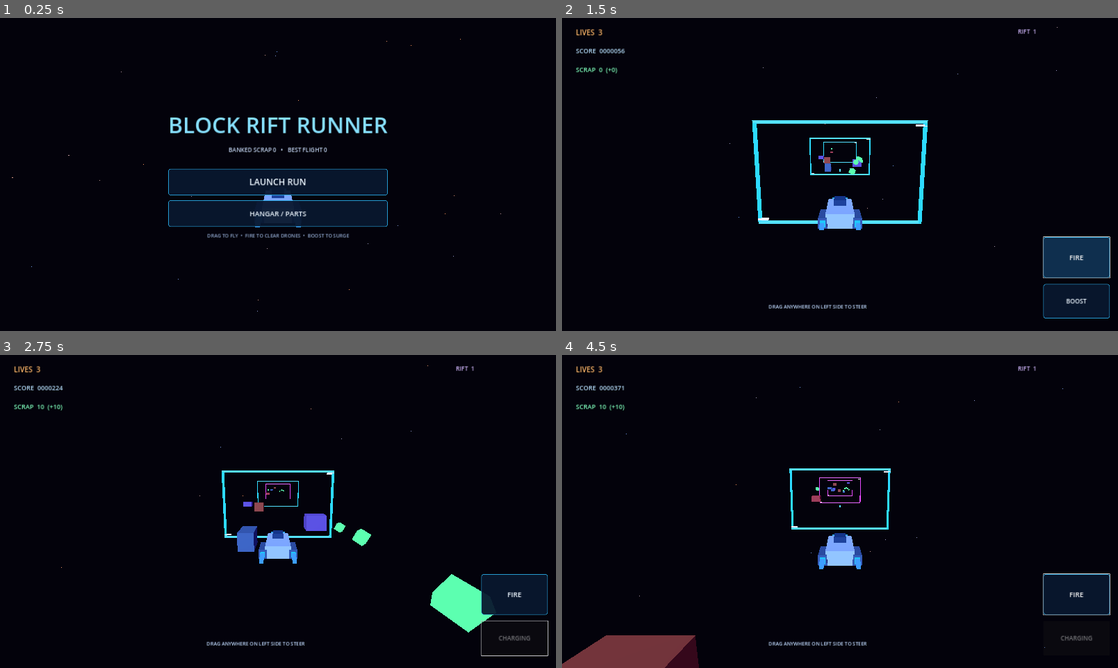
Above: before the commit, frames 1-4 (two rows, left to right).
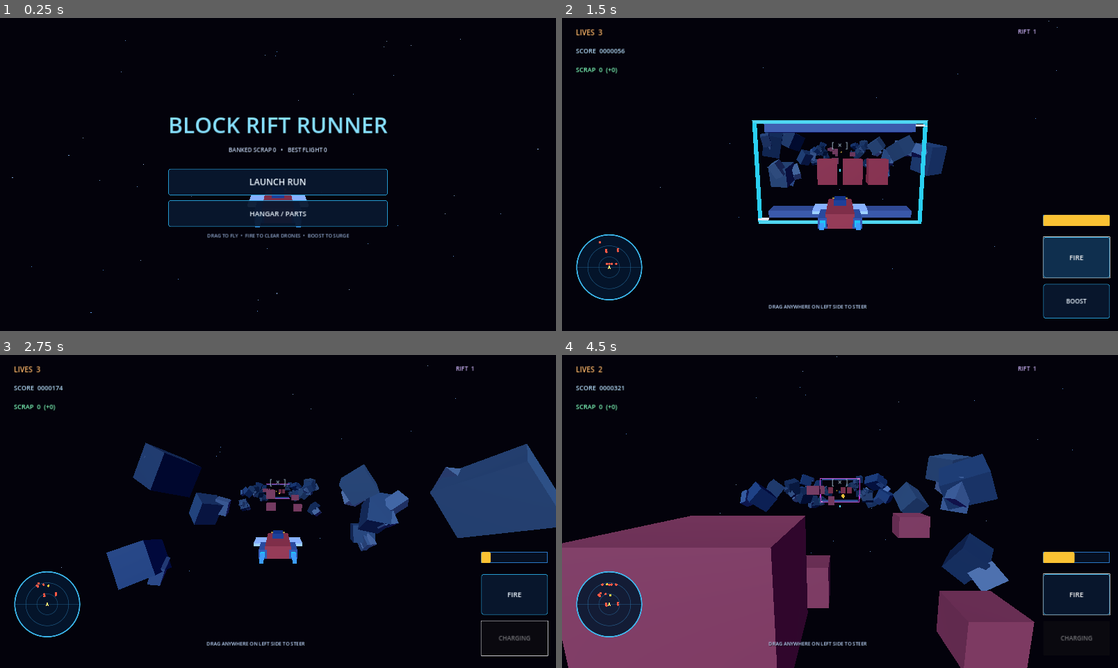
Above: after the commit, the same moments.

Repository: tpylman90-ctrl/Block-rift-runner-
Game: Godot game, scene res://scenes/main.tscn
Two runs of this game, one before a commit and one after it. Both use one fixed random seed, a clock stepped at 60 frames per second and the inputs below.
Inputs (mouse positions are in pixels of both pictures, inside the frame that each line leads up to):
- Up to frame 1 (0.25 s): no input
- Up to frame 2 (1.5 s): click "LAUNCH RUN" at 0.5 s; click "FIRE" at 1.25 s
- Up to frame 3 (2.75 s): click "BOOST" at 2 s
- Up to frame 4 (4.5 s): click "FIRE" at 2.75 s; click "FIRE" at 3.5 s; tap Enter at 4.25 s; move the mouse to (962, 495) at 4.27 s; tap Shift at 4.35 s; click (962, 495) at 4.42 s

The runs differ from the first frame. In frame 1, 0.1% of the frame differs, in the area x 2-97%, y 6-95%; in frame 2, 7.6%; in frame 3, 15%; in frame 4, 31%, in the area x 0-99%, y 0-100%.

Commit message:
Shape the flight around asteroid runs

Diff:
--- a/scripts/main.gd
+++ b/scripts/main.gd
@@ -1,4 +1,21 @@
 extends Node3D
+
+class FlightRadar extends Control:
+	var blips: Array[Dictionary] = []
+
+	func _draw() -> void:
+		var radius := minf(size.x, size.y) * 0.5 - 3.0
+		var center := size * 0.5
+		draw_circle(center, radius, Color(0.018, 0.09, 0.18, 0.88))
+		draw_arc(center, radius, 0.0, TAU, 48, Color(0.25, 0.78, 1.0, 0.9), 3.0, true)
+		draw_arc(center, radius * 0.66, 0.0, TAU, 48, Color(0.22, 0.63, 0.9, 0.34), 1.0, true)
+		draw_arc(center, radius * 0.32, 0.0, TAU, 48, Color(0.22, 0.63, 0.9, 0.28), 1.0, true)
+		draw_line(Vector2(center.x - radius, center.y), Vector2(center.x + radius, center.y), Color(0.22, 0.63, 0.9, 0.25), 1.0)
+		draw_line(Vector2(center.x, center.y - radius), Vector2(center.x, center.y + radius), Color(0.22, 0.63, 0.9, 0.25), 1.0)
+		for blip in blips:
+			var offset: Vector2 = blip.offset
+			draw_circle(center + offset * radius * 0.78, 4.0, blip.tint)
+		draw_colored_polygon(PackedVector2Array([center + Vector2(0, -8), center + Vector2(-5, 6), center + Vector2(0, 3), center + Vector2(5, 6)]), Color(1.0, 0.91, 0.45))
 
 enum ScreenState { HANGAR, SHOP, RUN, GAME_OVER }
 
@@ -27,8 +44,11 @@
 var scrap_label: Label
 var difficulty_label: Label
 var steering_hint: Label
+var aiming_reticle: Label
+var radar_widget: FlightRadar
 var fire_button: Button
 var boost_button: Button
+var boost_meter: ProgressBar
 var shop_status: Label
 var shop_buttons: Dictionary = {}
 
@@ -83,6 +103,10 @@
 	environment.ambient_light_source = Environment.AMBIENT_SOURCE_COLOR
 	environment.ambient_light_color = Color(0.34, 0.27, 0.72)
 	environment.ambient_light_energy = 0.82
+	environment.fog_enabled = true
+	environment.fog_light_color = Color(0.025, 0.095, 0.2)
+	environment.fog_density = 0.004
+	environment.fog_sun_scatter = 0.22
 	world_environment.environment = environment
 	add_child(world_environment)
 
@@ -114,14 +138,14 @@
 	multi.transform_format = MultiMesh.TRANSFORM_3D
 	multi.use_colors = true
 	multi.mesh = cube
-	multi.instance_count = 260
+	multi.instance_count = 430
 	for i in range(multi.instance_count):
 		var x := rng.randf_range(-100.0, 100.0)
 		var y := rng.randf_range(-65.0, 65.0)
 		var z := rng.randf_range(-190.0, 40.0)
 		var scale_value := rng.randf_range(0.35, 1.25)
 		multi.set_instance_transform(i, Transform3D(Basis.from_scale(Vector3.ONE * scale_value), Vector3(x, y, z)))
-		var tint := Color(0.40, 0.61, 1.0).lerp(Color(1.0, 0.58, 0.35), rng.randf())
+		var tint := Color(0.34, 0.62, 1.0).lerp(Color(0.72, 0.83, 1.0), rng.randf())
 		multi.set_instance_color(i, tint)
 	stars = MultiMeshInstance3D.new()
 	stars.multimesh = multi
@@ -148,13 +172,15 @@
 	for child in player.get_children():
 		if child is MeshInstance3D:
 			child.queue_free()
-	var hull := _make_block(Vector3(0.0, 0.0, 0.25), Vector3(1.55, 0.8, 3.0), Color(0.78, 0.85, 0.93))
+	var hull := _make_block(Vector3(0.0, 0.0, 0.25), Vector3(1.55, 0.8, 3.0), Color(0.81, 0.23, 0.25))
 	player.add_child(hull)
-	var nose := _make_block(Vector3(0.0, 0.04, -1.55), Vector3(1.08, 0.53, 1.0), Color(0.32, 0.83, 1.0))
+	var nose := _make_block(Vector3(0.0, 0.04, -1.55), Vector3(1.08, 0.53, 1.0), Color(1.0, 0.73, 0.23))
 	player.add_child(nose)
 	var cockpit := _make_block(Vector3(0.0, 0.55, -0.25), Vector3(0.72, 0.42, 1.0), Color(0.11, 0.25, 0.48))
 	player.add_child(cockpit)
 	for side in [-1.0, 1.0]:
+		var wing := _make_block(Vector3(side * 1.12, 0.03, -0.35), Vector3(1.1, 0.2, 1.55), Color(0.86, 0.92, 1.0))
+		player.add_child(wing)
 		var engine := _make_block(Vector3(side * 0.92, -0.08, 1.05), Vector3(0.48, 0.58, 1.45), Color(0.27, 0.38, 0.58))
 		player.add_child(engine)
 		var glow := _make_block(Vector3(side * 0.92, -0.08, 1.83), Vector3(0.28, 0.3, 0.15), Color(0.13, 0.78, 1.0), true)
@@ -292,6 +318,12 @@
 	steering_hint = _label("DRAG ANYWHERE ON LEFT SIDE TO STEER", 17, Color(0.75, 0.85, 1.0))
 	steering_hint.horizontal_alignment = HORIZONTAL_ALIGNMENT_CENTER
 	hud.add_child(steering_hint)
+	aiming_reticle = _label("[  ×  ]", 25, Color(0.79, 0.91, 1.0, 0.72))
+	aiming_reticle.horizontal_alignment = HORIZONTAL_ALIGNMENT_CENTER
+	hud.add_child(aiming_reticle)
+	radar_widget = FlightRadar.new()
+	radar_widget.mouse_filter = Control.MOUSE_FILTER_IGNORE
+	hud.add_child(radar_widget)
 	fire_button = _button("FIRE", 24)
 	fire_button.button_down.connect(func(): firing = true)
 	fire_button.button_up.connect(func(): firing = false)
@@ -299,6 +331,20 @@
 	boost_button = _button("BOOST", 21)
 	boost_button.button_down.connect(_activate_boost)
 	hud.add_child(boost_button)
+	boost_meter = ProgressBar.new()
+	boost_meter.show_percentage = false
+	boost_meter.min_value = 0.0
+	boost_meter.max_value = 1.0
+	var meter_background := StyleBoxFlat.new()
+	meter_background.bg_color = Color(0.025, 0.07, 0.14, 0.9)
+	meter_background.border_color = Color(0.18, 0.52, 0.86, 0.9)
+	meter_background.set_border_width_all(2)
+	boost_meter.add_theme_stylebox_override("background", meter_background)
+	var meter_fill := StyleBoxFlat.new()
+	meter_fill.bg_color = Color(0.98, 0.76, 0.2)
+	meter_fill.set_corner_radius_all(5)
+	boost_meter.add_theme_stylebox_override("fill", meter_fill)
+	hud.add_child(boost_meter)
 	_layout_ui()
 	_show_hangar()
 
@@ -365,6 +411,12 @@
 		boost_button.size = Vector2(action_button_width, h * 0.11)
 		steering_hint.position = Vector2(w * 0.18, h * 0.91)
 		steering_hint.size = Vector2(w * 0.56, h * 0.05)
+		aiming_reticle.position = Vector2(w * 0.46, h * 0.39)
+		aiming_reticle.size = Vector2(w * 0.08, h * 0.06)
+		radar_widget.position = Vector2(w * 0.025, h * 0.69)
+		radar_widget.size = Vector2(minf(h * 0.22, w * 0.12), minf(h * 0.22, w * 0.12))
+		boost_meter.position = Vector2(w - action_button_width - 28.0, h * 0.63)
+		boost_meter.size = Vector2(action_button_width, h * 0.035)
 
 
 func _show_hangar() -> void:
@@ -529,8 +581,14 @@
 		_spawn_segment(-next_segment_distance)
 		next_segment_distance += rng.randf_range(48.0, 76.0)
 	for item in course_objects:
-		if is_instance_valid(item) and item.global_position.z > 18.0:
-			item.queue_free()
+		if is_instance_valid(item):
+			if item.is_in_group("pickups"):
+				item.rotation.y += delta * 1.7
+			elif item.is_in_group("hazards"):
+				var spin: Vector3 = item.get_meta("spin", Vector3.ZERO)
+				item.rotation += spin * delta
+			if item.global_position.z > 18.0:
+				item.queue_free()
 	for shot in projectiles:
 		if is_instance_valid(shot):
 			shot.position.z -= 95.0 * delta
@@ -552,7 +610,9 @@
 func _spawn_segment(z_position: float) -> void:
 	segment_number += 1
 	var rift_level := int(float(segment_number) / 4.0) + 1
-	_spawn_rift_frame(z_position + 3.0, rift_level)
+	_spawn_asteroid_corridor(z_position)
+	if segment_number % 3 == 1:
+		_spawn_rift_frame(z_position + 3.0, rift_level)
 	var pattern := rng.randi_range(0, 5)
 	match pattern:
 		0:
@@ -591,6 +651,28 @@
 	course_objects.append(frame)
 
 
+func _spawn_asteroid_corridor(z_position: float) -> void:
+	var rock_colors := [Color(0.11, 0.2, 0.31), Color(0.16, 0.26, 0.37), Color(0.22, 0.31, 0.39), Color(0.13, 0.25, 0.4)]
+	for side in [-1.0, 1.0]:
+		var count := rng.randi_range(3, 5)
+		for i in range(count):
+			var rock := Node3D.new()
+			rock.position = Vector3(side * rng.randf_range(12.0, 18.0), rng.randf_range(-7.2, 7.2), z_position - rng.randf_range(0.0, 46.0))
+			rock.rotation = Vector3(rng.randf_range(-0.6, 0.6), rng.randf_range(-0.8, 0.8), rng.randf_range(-0.7, 0.7))
+			var base_size := Vector3(rng.randf_range(3.2, 6.0), rng.randf_range(3.0, 5.8), rng.randf_range(3.0, 6.0))
+			var main_tint: Color = rock_colors[rng.randi_range(0, rock_colors.size() - 1)]
+			rock.add_child(_make_block(Vector3.ZERO, base_size, main_tint))
+			for shard_index in range(2):
+				var shard_size := Vector3(rng.randf_range(1.2, 2.8), rng.randf_range(1.4, 3.0), rng.randf_range(1.3, 3.2))
+				var shard_offset := Vector3(rng.randf_range(-2.5, 2.5), rng.randf_range(-2.2, 2.2), rng.randf_range(-2.5, 2.5))
+				var shard_tint := main_tint.lightened(rng.randf_range(0.08, 0.32))
+				var shard := _make_block(shard_offset, shard_size, shard_tint)
+				shard.rotation = Vector3(rng.randf_range(-0.8, 0.8), rng.randf_range(-0.8, 0.8), rng.randf_range(-0.8, 0.8))
+				rock.add_child(shard)
+			course_root.add_child(rock)
+			course_objects.append(rock)
+
+
 func _spawn_gate(z_position: float, open_index: int) -> void:
 	var slots := [
 		Vector3(-6.0, 0.0, z_position),
@@ -615,8 +697,32 @@
 		if absf(x) < 2.0 and absf(y) < 1.5:
 			x = 4.2 if x >= 0.0 else -4.2
 		var dims := Vector3(rng.randf_range(1.4, 3.4), rng.randf_range(1.2, 3.2), rng.randf_range(1.8, 4.0))
-		var hue_color: Color = [Color(0.75, 0.27, 0.2), Color(0.31, 0.42, 0.62), Color(0.48, 0.33, 0.72)][rng.randi_range(0, 2)]
-		_spawn_hazard(Vector3(x, y, z_position - rng.randf_range(0.0, 18.0)), dims, hue_color, Vector3(rng.randf_range(-0.45, 0.45), rng.randf_range(-0.45, 0.45), rng.randf_range(-0.45, 0.45)))
+		var hue_color: Color = [Color(0.17, 0.28, 0.39), Color(0.28, 0.39, 0.5), Color(0.24, 0.31, 0.45)][rng.randi_range(0, 2)]
+		_spawn_rock_hazard(Vector3(x, y, z_position - rng.randf_range(0.0, 18.0)), dims, hue_color, Vector3(rng.randf_range(-0.45, 0.45), rng.randf_range(-0.45, 0.45), rng.randf_range(-0.45, 0.45)))
+
+
+func _spawn_rock_hazard(at: Vector3, dimensions: Vector3, tint: Color, spin: Vector3) -> void:
+	var rock := Area3D.new()
+	rock.position = at
+	rock.collision_layer = 8
+	rock.collision_mask = 1
+	rock.add_to_group("hazards")
+	var shape_node := CollisionShape3D.new()
+	var shape := BoxShape3D.new()
+	shape.size = dimensions * 0.82
+	shape_node.shape = shape
+	rock.add_child(shape_node)
+	rock.add_child(_make_block(Vector3.ZERO, dimensions * 0.72, tint))
+	for index in range(3):
+		var shard_size := dimensions * Vector3(rng.randf_range(0.34, 0.62), rng.randf_range(0.34, 0.68), rng.randf_range(0.34, 0.62))
+		var offset := Vector3(rng.randf_range(-dimensions.x * 0.36, dimensions.x * 0.36), rng.randf_range(-dimensions.y * 0.36, dimensions.y * 0.36), rng.randf_range(-dimensions.z * 0.36, dimensions.z * 0.36))
+		var shard := _make_block(offset, shard_size, tint.lightened(rng.randf_range(0.06, 0.26)))
+		shard.rotation = Vector3(rng.randf_range(-0.45, 0.45), rng.randf_range(-0.45, 0.45), rng.randf_range(-0.45, 0.45))
+		rock.add_child(shard)
+	rock.body_entered.connect(_on_hazard_body_entered.bind(rock))
+	rock.set_meta("spin", spin)
+	course_root.add_child(rock)
+	course_objects.append(rock)
 
 
 func _spawn_salvage_line(z_position: float) -> void:
@@ -673,9 +779,9 @@
 	sphere.radius = 1.1 if kind == "life" else 0.9
 	shape_node.shape = sphere
 	pickup.add_child(shape_node)
-	var tint := Color(0.36, 1.0, 0.69) if kind == "scrap" else Color(1.0, 0.83, 0.28)
-	var crystal := _make_block(Vector3.ZERO, Vector3.ONE * (1.05 if kind == "life" else 0.72), tint, true)
-	crystal.rotation_degrees = Vector3(25.0, 45.0, 0.0)
+	var tint := Color(1.0, 0.82, 0.22) if kind == "scrap" else Color(0.35, 0.9, 1.0)
+	var crystal := _make_block(Vector3.ZERO, Vector3(0.78, 0.98, 0.78) if kind == "life" else Vector3(0.72, 0.92, 0.72), tint, true)
+	crystal.rotation_degrees = Vector3(0.0, 45.0, 45.0)
 	pickup.add_child(crystal)
 	pickup.body_entered.connect(_on_pickup_body_entered.bind(pickup))
 	course_root.add_child(pickup)
@@ -800,6 +906,30 @@
 	difficulty_label.text = "RIFT  %d" % (int(distance / 180.0) + 1)
 	boost_button.disabled = boost_cooldown > 0.0
 	boost_button.text = "BOOST" if boost_cooldown <= 0.0 else "CHARGING"
+	boost_meter.value = clampf(1.0 - boost_cooldown / 5.2, 0.0, 1.0)
+	_update_radar()
+
+
+func _update_radar() -> void:
+	if not is_instance_valid(radar_widget):
+		return
+	radar_widget.blips.clear()
+	if state == ScreenState.RUN:
+		for item in course_objects:
+			if not is_instance_valid(item):
+				continue
+			var tint := Color(1.0, 0.35, 0.27)
+			if item.is_in_group("pickups"):
+				tint = Color(1.0, 0.84, 0.26)
+			elif not item.is_in_group("hazards") and not item.is_in_group("enemies"):
+				continue
+			var z_distance := item.position.z + course_root.position.z - player.position.z
+			if z_distance < -145.0 or z_distance > 8.0:
+				continue
+			var offset := Vector2((item.position.x - player.position.x) / 22.0, z_distance / 145.0)
+			if offset.length() <= 1.25:
+				radar_widget.blips.append({"offset": offset, "tint": tint})
+	radar_widget.queue_redraw()
 
 
 func _input(event: InputEvent) -> void:
